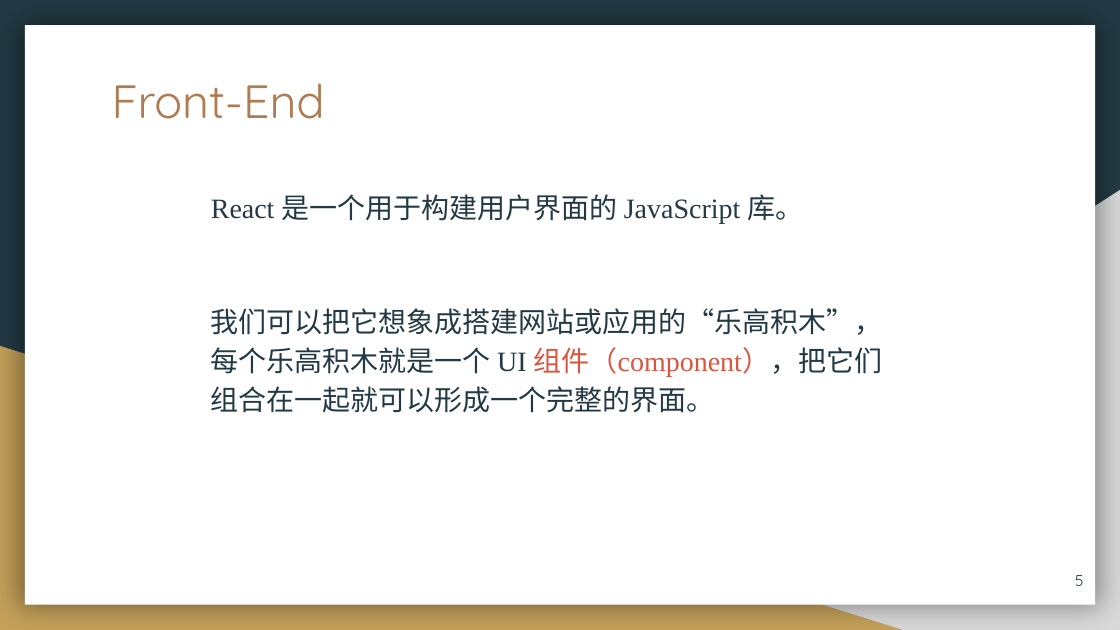
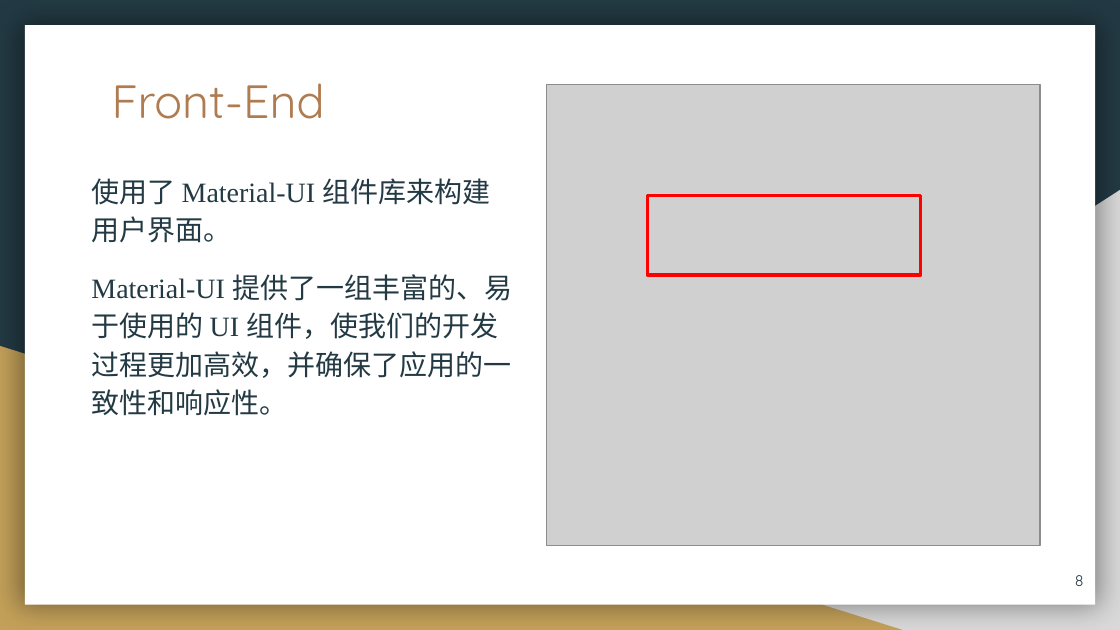
Before and after one commit to Jeffrey-maker/to-do-list, a slide deck: slide 8 of To Do List.pptx (slide 5 before the commit). Drawn at 1120x630 pixels with LibreOffice and Linux fonts; fonts in the diff are those of the drawing; grey boxes stand for pictures. Boxes give left, top, right and bottom in pixels: in the first picture for what was removed or moved away, otherwise in the second. Text is boxed around its words. In the diff, an @@ line names an element or a change of style, - is before the commit and + after.

```diff
--- a/To Do List.pptx
+++ b/To Do List.pptx
@@ picture added at (547,85,1040,545) @@
@@ text at (91,178,512,416): text changed @@
-React 是一个用于构建用户界面的 JavaScript 库。
-我们可以把它想象成搭建网站或应用的“乐高积木”，每个乐高积木就是一个 UI 组件（component），把它们组合在一起就可以形成一个完整的界面。
+使用了 Material-UI 组件库来构建用户界面。
+Material-UI 提供了一组丰富的、易于使用的 UI 组件，使我们的开发过程更加高效，并确保了应用的一致性和响应性。
@@ rectangle added at (647,195,921,274), outline #FF0000 2 pt @@
@@ page number at (1075,575,1084,586): text changed @@
-5
+8
```
Also in this commit, not shown: 2 other slides changed, 3 slides added, 2 other files.
